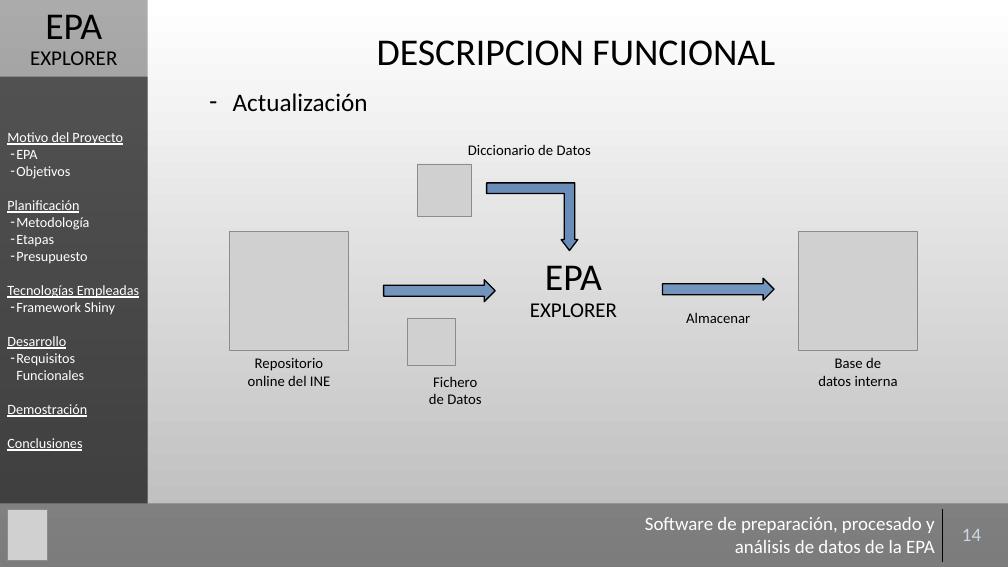
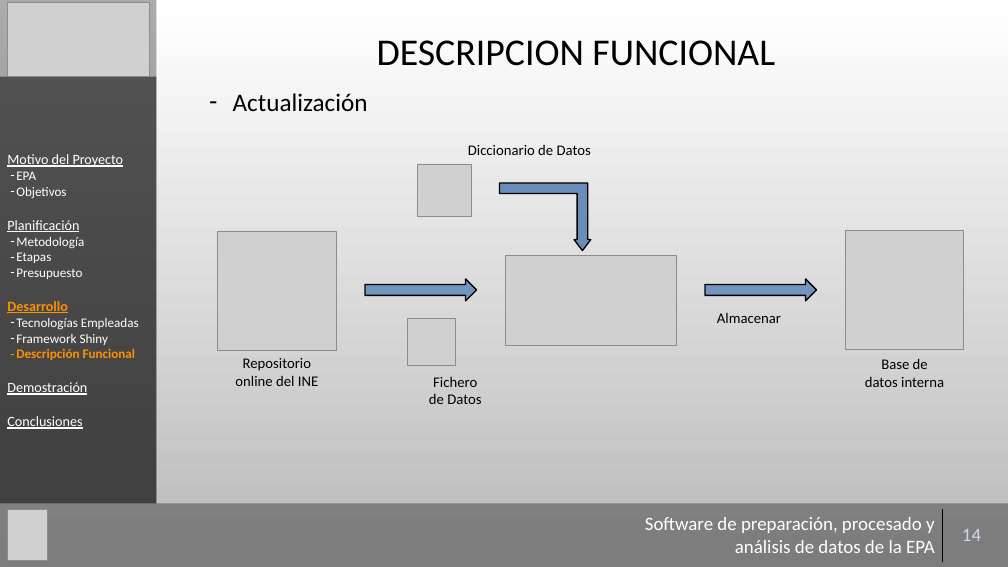
Before and after one commit to Gaulent/epa_explorer, a slide deck: slide 14 of mem/presentacion.pptx. Drawn at 1008x567 pixels with LibreOffice and Linux fonts; fonts in the diff are those of the drawing; grey boxes stand for pictures; background and template pictures are left out. Boxes give left, top, right and bottom in pixels: in the first picture for what was removed or moved away, otherwise in the second. Text is boxed around its words. In the diff, an @@ line names an element or a change of style, - is before the commit and + after.

```diff
--- a/mem/presentacion.pptx
+++ b/mem/presentacion.pptx
@@ rectangle: place and size @@
-rectangle at box(0, 0, 147, 504)
+rectangle at box(0, 0, 157, 504)
@@ picture added at box(8, 2, 149, 76) @@
@@ text removed at box(30, 15, 117, 65) @@
-EPA
-EXPLORER
@@ rectangle "Motivo del Proyecto": place and size @@
-rectangle "Motivo del Proyecto" at box(0, 76, 147, 503)
+rectangle "Motivo del Proyecto" at box(0, 76, 157, 503)
@@ text in rectangle at box(16, 171, 139, 345): size 13.5 to 12.5 pt in "EPA", "Objetivos", "Metodología", "Etapas" and 3 more places; underline off in "Tecnologías Empleadas"; bullet none to - @@
@@ bent up arrow: place and size @@
-bent up arrow at box(487, 183, 578, 250)
+bent up arrow at box(500, 183, 591, 250)
@@ picture: place and size @@
-picture at box(230, 231, 349, 350)
+picture at box(218, 231, 337, 350)
@@ picture: place and size @@
-picture at box(799, 231, 918, 350)
+picture at box(845, 231, 964, 349)
@@ picture added at box(505, 256, 676, 346) @@
@@ text removed at box(530, 265, 617, 317) @@
-EPA
-EXPLORER
@@ down arrow: place and size @@
-down arrow at box(384, 280, 496, 302)
+down arrow at box(365, 279, 477, 301)
@@ down arrow: place and size @@
-down arrow at box(663, 279, 775, 301)
+down arrow at box(705, 279, 817, 301)
@@ text in rectangle at box(7, 301, 68, 313): paragraph added @@
+Desarrollo
@@ text "Almacenar": place and size @@
-text "Almacenar" at box(686, 313, 750, 323)
+text "Almacenar" at box(717, 313, 781, 323)
@@ text in rectangle at box(16, 349, 136, 360): text changed; size 13.5 to 12.5 pt; text colour #FFFFFF to #FD9101; bold on @@
-Desarrollo
-– Requisitos Funcionales
+– Descripción Funcional
@@ text "Repositorio": place and size @@
-text "Repositorio" at box(248, 358, 330, 386)
+text "Repositorio" at box(235, 358, 318, 386)
@@ text "Base de datos interna": place and size @@
-text "Base de datos interna" at box(818, 358, 898, 386)
+text "Base de datos interna" at box(865, 358, 944, 387)
```
Also in this commit, not shown: 27 other slides changed, 1 slide removed, 1 other file.
